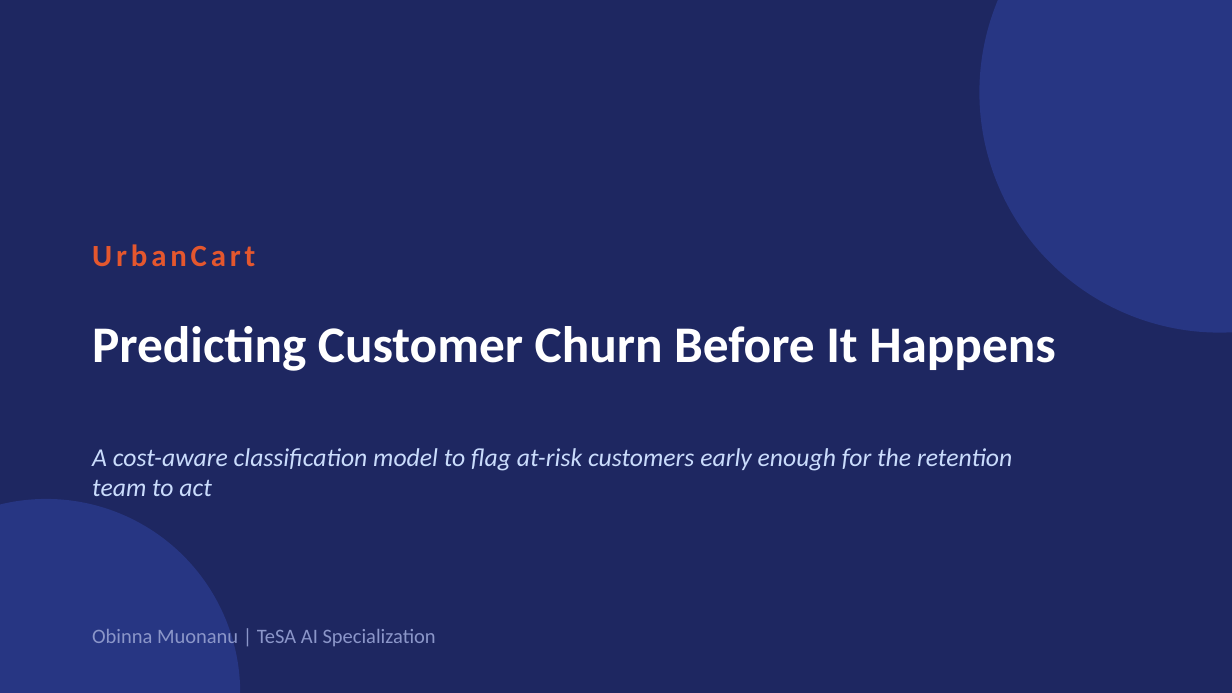
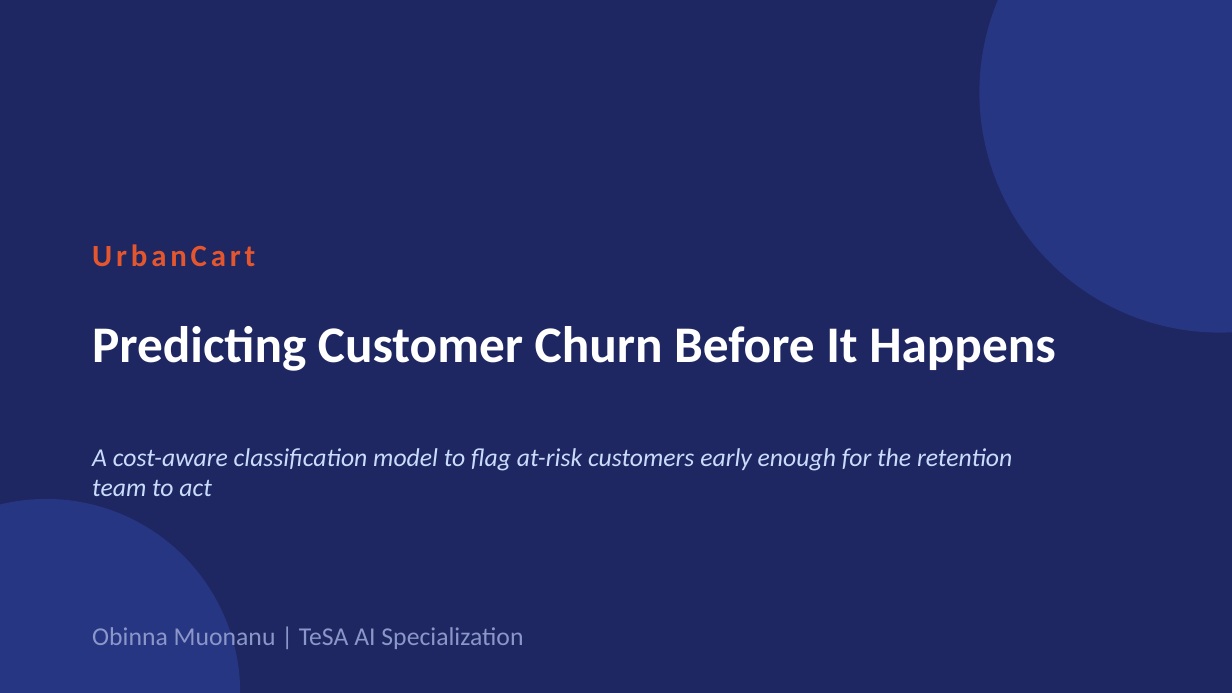
Before and after one commit to obinna-Muonanu/TeSA-AI-Specialization-Assignment-III, a slide deck: slide 1 of UrbanCart_Churn_Prediction.pptx. Drawn at 1232x693 pixels with LibreOffice and Linux fonts; fonts in the diff are those of the drawing. Boxes give left, top, right and bottom in pixels: in the first picture for what was removed or moved away, otherwise in the second. Text is boxed around its words. In the diff, an @@ line names an element or a change of style, - is before the commit and + after.

```diff
--- a/UrbanCart_Churn_Prediction.pptx
+++ b/UrbanCart_Churn_Prediction.pptx
@@ text "Obinna Muonanu | TeSA AI ..." at [92, 627, 523, 649]: size 16 to 20 pt @@
```
Also in this commit, not shown: 1 other file.
